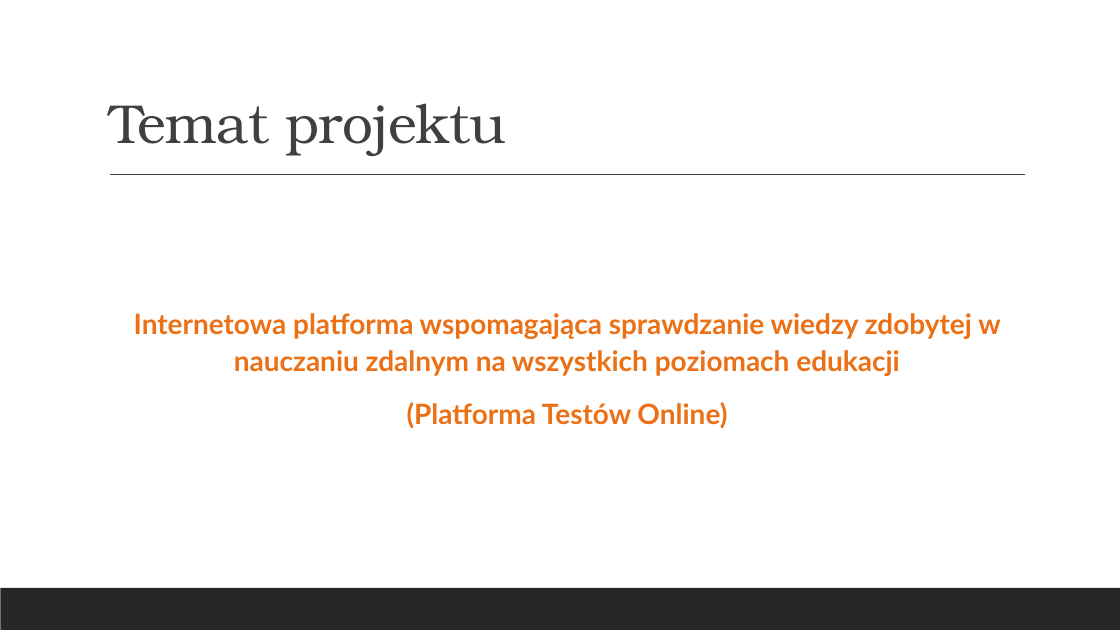
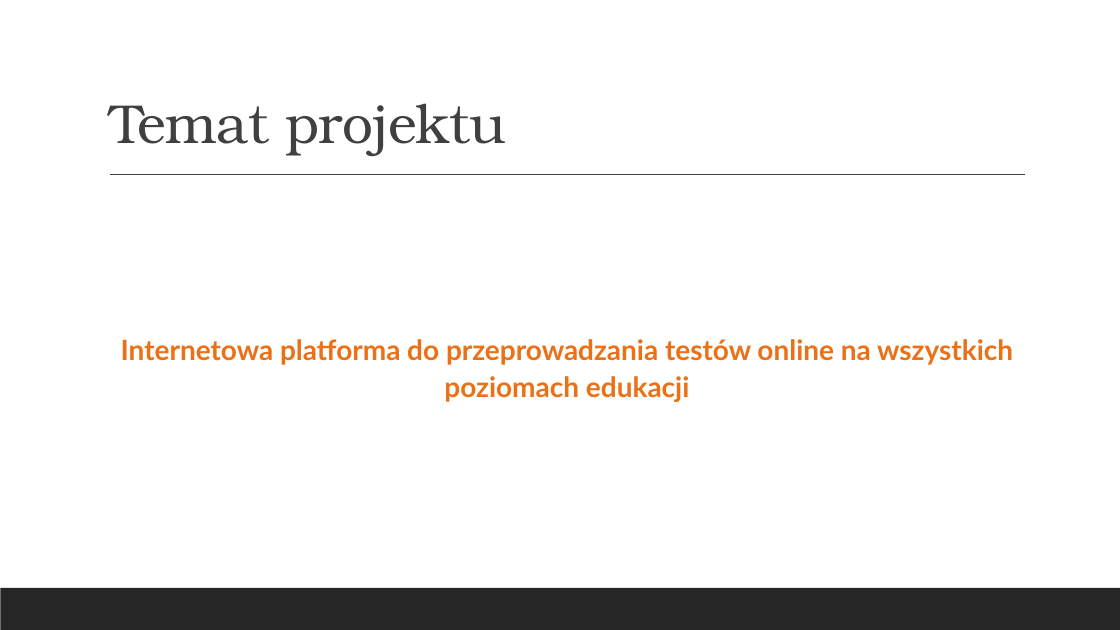
Before and after one commit to hubert-kniola/CodeRevv, a slide deck: slide 2 of pz/1/Z1P1.pptx (slide 3 before the commit). Drawn at 1120x630 pixels with LibreOffice and Linux fonts; fonts in the diff are those of the drawing. Boxes give left, top, right and bottom in pixels: in the first picture for what was removed or moved away, otherwise in the second. Text is boxed around its words. In the diff, an @@ line names an element or a change of style, - is before the commit and + after.

```diff
--- a/pz/1/Z1P1.pptx
+++ b/pz/1/Z1P1.pptx
@@ text at (121,339,1013,402): text changed @@
-  Internetowa platforma wspomagająca sprawdzanie wiedzy zdobytej w nauczaniu zdalnym na wszystkich poziomach edukacji
-  (Platforma Testów Online)
+  Internetowa platforma do przeprowadzania testów online na wszystkich poziomach edukacji
```
Also in this commit, not shown: 4 other slides changed, 4 slides added, 4 slides removed.
